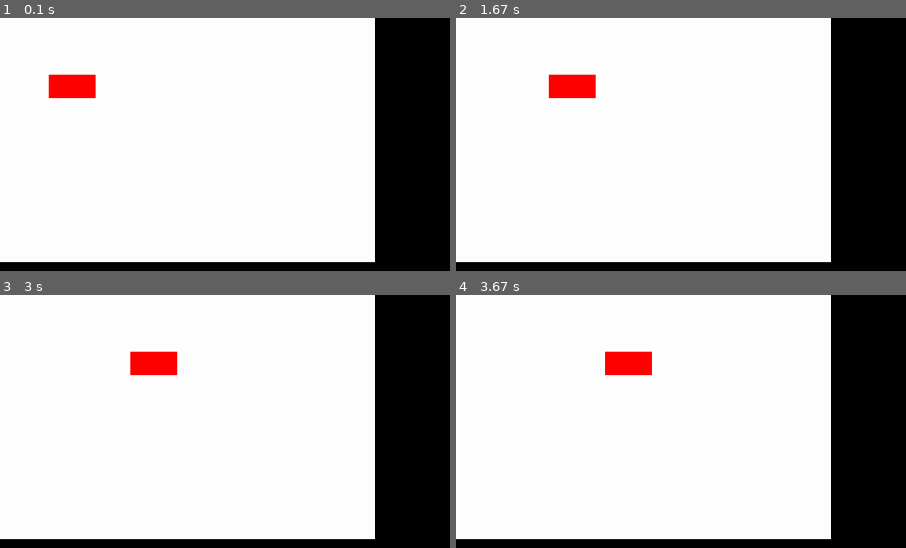
Above: before the commit, frames 1-4 (two rows, left to right).
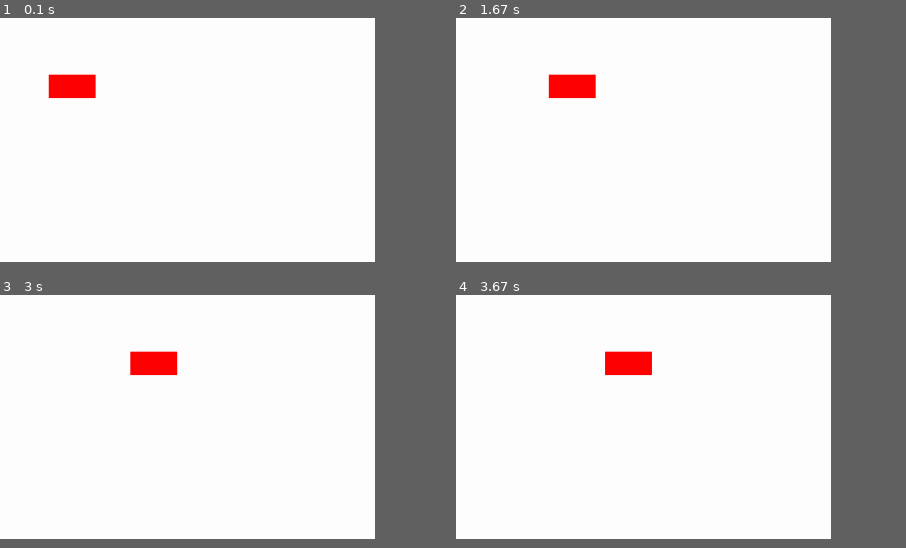
Above: after the commit, the same moments.

Repository: XFajk/pygame-Tutorial
Game: pygame game, started from main.py
Same seed, same stepped clock (60 frames per second), same inputs: the game is played once before the commit and once after it.
Inputs:
- Up to frame 1 (0.1 s): no input
- Up to frame 2 (1.67 s): no input
- Up to frame 3 (3 s): no input
- Up to frame 4 (3.67 s): no input
The pictures show only the part of the screen within x 0-50%, y 7-57%; the shares and areas given below are measured in that part.
In our replay, the window is 900x506 before the commit and 375x281 after it. These sizes can differ from the game's own. Grey fills any space a smaller window leaves; there, only what the larger window draws over its background counts as a difference.

The runs differ from the first frame. In frame 1, 0.3% of the frame differs, in the area x 0-84%, y 96-97%; in frame 2, 0.3%; in frame 3, 0.3%; in frame 4, 0.3%.

Commit message:
small change upgrade

Diff:
--- a/main.py
+++ b/main.py
@@ -6,7 +6,7 @@
 WS = (800,600)
 DS = (WS[0]/ZOOM,WS[1]/ZOOM)
 
-window = pygame.display.set_mode()
+window = pygame.display.set_mode(WS)
 display = pygame.Surface(DS)
 
 clock = pygame.time.Clock()
